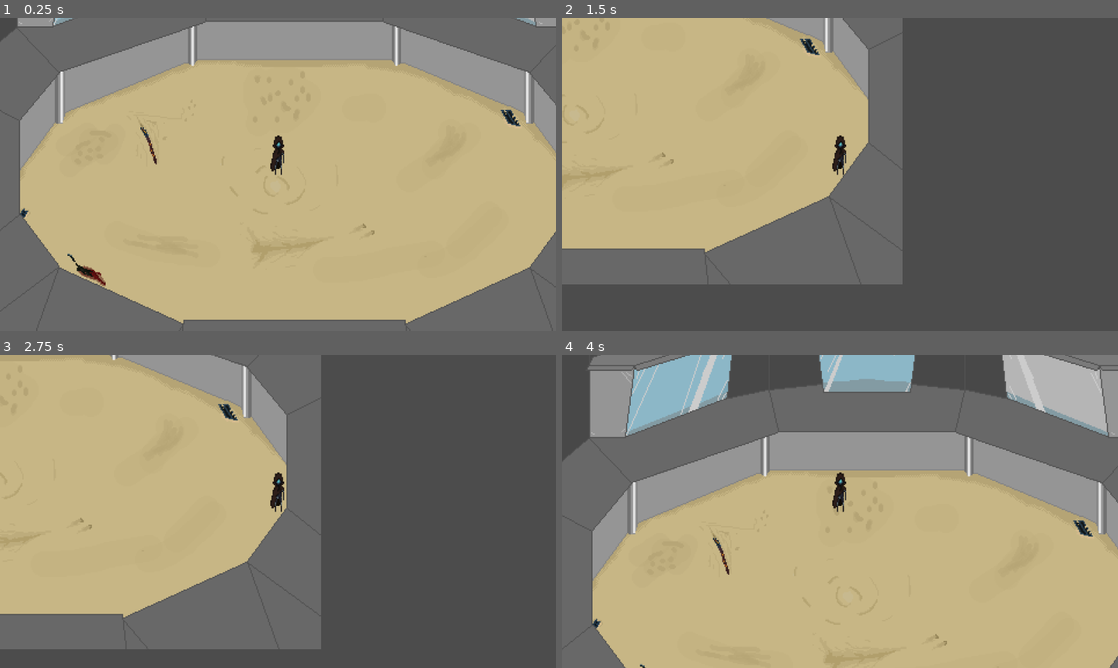
Above: before the commit, frames 1-4 (two rows, left to right).
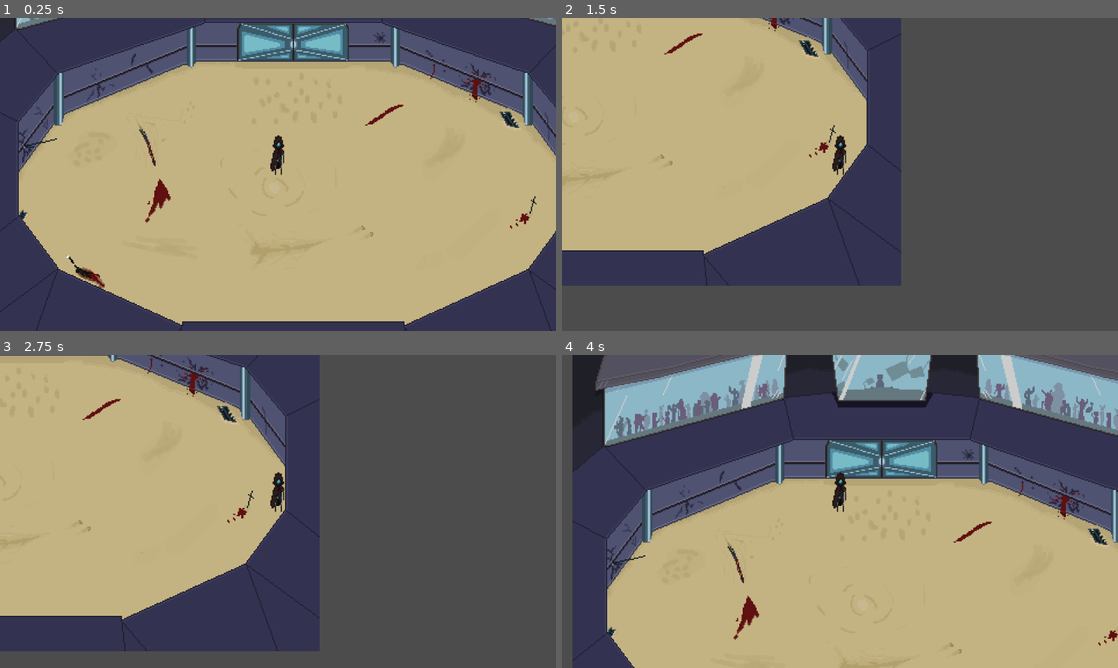
Above: after the commit, the same moments.

Repository: BeaverNotACat/Iudus-Project
Game: Godot game, scene res://World.tscn
Two runs of this game, one before a commit and one after it. Both use one fixed random seed, a clock stepped at 60 frames per second and the inputs below.
Inputs:
- Up to frame 1 (0.25 s): no input
- Up to frame 2 (1.5 s): tap Enter at 0.5 s; hold D (ui_right) 0.53-1.28 s; tap Space (dash) at 0.6, 1.35 s; hold S (ui_down) from 1.28 s (still down)
- Up to frame 3 (2.75 s): release S (ui_down) at 2.03 s; hold D (ui_right) from 2.03 s (still down); tap Space (dash) at 2.1 s
- Up to frame 4 (4 s): release D (ui_right) at 2.78 s; hold W (ui_up) 2.78-3.53 s; tap Space (dash) at 2.85, 3.6 s; hold A (ui_left) from 3.53 s (still down)

The runs differ from the first frame. In frame 1, 35% of the frame differs, in the area x 0-100%, y 0-100%; in frame 2, 18%; in frame 3, 20%; in frame 4, 47%.

Commit message:
Замена спрайтов
Изменил спрайты арены.
Возник несмешной рофл с полупикселями, но это в следующий раз

Diff:
--- a/World.tscn
+++ b/World.tscn
@@ -1,30 +1,71 @@
-[gd_scene load_steps=5 format=2]
+[gd_scene load_steps=13 format=2]
 
-[ext_resource path="res://Arena/Sprites/Arena_sprite.png" type="Texture" id=1]
+[ext_resource path="res://Arena/Sprites/Downer walls.png" type="Texture" id=1]
 [ext_resource path="res://Character/Character.tscn" type="PackedScene" id=2]
 [ext_resource path="res://shaders/JitterFree.tres" type="Shader" id=3]
+[ext_resource path="res://Arena/Sprites/Land.png" type="Texture" id=4]
+[ext_resource path="res://Arena/Sprites/Upper walls.png" type="Texture" id=5]
+[ext_resource path="res://Arena/Sprites/Tribunes.png" type="Texture" id=6]
+[ext_resource path="res://Arena/Sprites/Gates.png" type="Texture" id=7]
 
-[sub_resource type="ShaderMaterial" id=1]
+[sub_resource type="ShaderMaterial" id=2]
 shader = ExtResource( 3 )
 
-[node name="World" type="Node2D"]
+[sub_resource type="ShaderMaterial" id=3]
+shader = ExtResource( 3 )
+
+[sub_resource type="ShaderMaterial" id=4]
+shader = ExtResource( 3 )
+
+[sub_resource type="ShaderMaterial" id=5]
+shader = ExtResource( 3 )
+
+[sub_resource type="ShaderMaterial" id=6]
+shader = ExtResource( 3 )
+
+[node name="World" type="YSort"]
 
 [node name="Arena" type="StaticBody2D" parent="."]
 __meta__ = {
 "_edit_group_": true
 }
 
-[node name="Sprite" type="Sprite" parent="Arena"]
-material = SubResource( 1 )
-position = Vector2( 267, 189 )
+[node name="Land" type="Sprite" parent="Arena"]
+material = SubResource( 2 )
+position = Vector2( 266, 238 )
+texture = ExtResource( 4 )
+
+[node name="DownerWalls" type="Sprite" parent="Arena"]
+material = SubResource( 3 )
+position = Vector2( 266, 318 )
 texture = ExtResource( 1 )
+
+[node name="UpperWalls" type="Sprite" parent="Arena"]
+material = SubResource( 4 )
+position = Vector2( 266, 129 )
+texture = ExtResource( 5 )
+
+[node name="Gates" type="Sprite" parent="Arena"]
+material = SubResource( 5 )
+position = Vector2( 266, 108 )
+texture = ExtResource( 7 )
+
+[node name="Tribunes" type="Sprite" parent="Arena"]
+material = SubResource( 6 )
+position = Vector2( 266, 49 )
+texture = ExtResource( 6 )
 
 [node name="CollisionPolygon2D" type="CollisionPolygon2D" parent="Arena"]
 scale = Vector2( 1, 1.00009 )
-polygon = PoolVector2Array( 169, 378, 169, 377, 365.927, 377.001, 366, 375.966, 368.514, 376.081, 380, 372, 475, 315, 480, 310, 503.03, 257.979, 503, 256, 504, 256, 504, 218, 502.915, 217.981, 503.073, 216.97, 473, 178, 467, 178, 464, 169, 359, 126, 358, 127, 356, 128, 354, 128, 350, 123, 184, 123, 180, 128, 178, 128, 176, 127, 175, 126, 70, 169, 67, 178, 60, 178, 30.947, 217.188, 31.0937, 217.988, 30, 217.98, 30, 256, 31, 255.977, 30.9148, 256.977, 54, 309, 60, 312, 155, 371, 166.879, 376.483, 168, 375.966, 168, 377, 168, 378, 0, 378, 0, 0, 534, 0, 534, 378 )
+polygon = PoolVector2Array( 169, 378, 169, 377, 365.927, 377.001, 380, 372, 475, 315, 479, 308.972, 503.03, 257.979, 504, 256, 504, 218, 503.073, 216.97, 473, 178, 464, 169, 359, 126, 350, 123, 184, 123, 175, 126, 70, 169, 60, 178, 30.947, 217.188, 30, 217.98, 30, 256, 30.9148, 256.977, 55, 307.972, 60, 312, 155, 371, 168, 377, 168, 378, 0, 378, 0, 0, 534, 0, 534, 378 )
 
 [node name="Character" parent="." instance=ExtResource( 2 )]
 position = Vector2( 253, 222 )
 
 [node name="Camera2D" type="Camera2D" parent="Character"]
 current = true
+
+[node name="DownerWalls" type="Sprite" parent="."]
+material = SubResource( 3 )
+position = Vector2( 266, 318 )
+texture = ExtResource( 1 )
Binary file removed: Arena/Sprites/Arena_sprite.png
Binary file added: Arena/Sprites/Downer walls.png
Not shown, added: Arena/Sprites/Downer walls.png.import
Binary file added: Arena/Sprites/Gates.png
Not shown, added: Arena/Sprites/Gates.png.import
Binary file added: Arena/Sprites/Land.png
Not shown, changed: Arena/Sprites/Land.png.import
Binary file added: Arena/Sprites/Tribunes.png
Not shown, added: Arena/Sprites/Tribunes.png.import
Binary file added: Arena/Sprites/Upper walls.png
Not shown, added: Arena/Sprites/Upper walls.png.import
Binary file added: downer walls.png
(and 1 more such lines)
